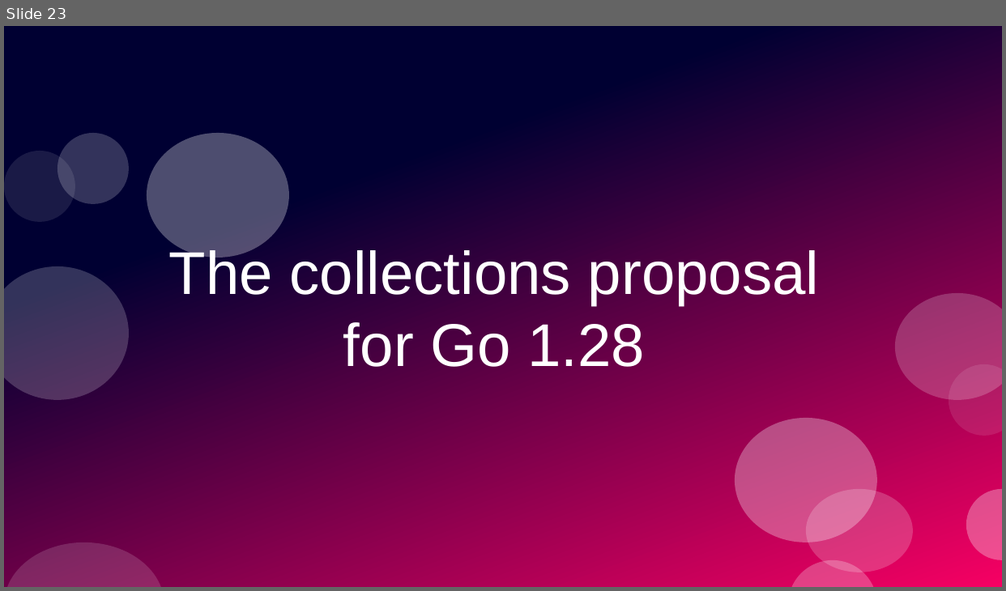
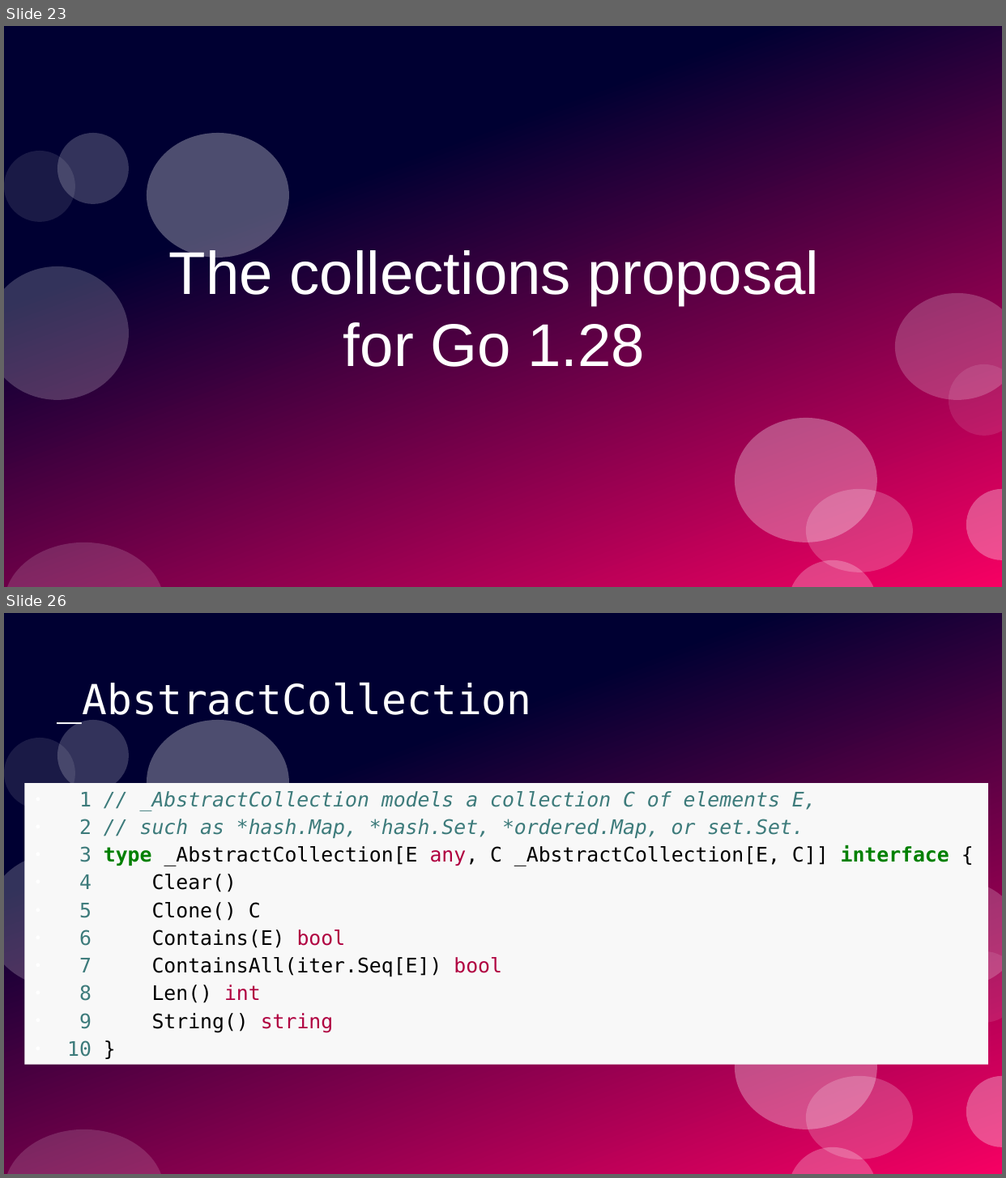
Before and after one commit to ramalho/sets-in-go, a slide deck: sets-in-go.odp. Shown one above the other, each under a label of ours: slide 23 before the commit, slides 23 and 26 after it; the slides between them are not shown. The pictures are 1006x591 and 1006x1178 pixels, drawn with LibreOffice and Linux fonts; fonts in the diff are those of the drawing. Boxes give left, top, right and bottom in pixels: in the first picture for what was removed or moved away, otherwise in the second. Text is boxed around its words. In the diff, an @@ line names an element or a change of style, - is before the commit and + after.

```diff
--- a/sets-in-go.odp
+++ b/sets-in-go.odp
@@ slide 26 added at (4, 613, 1002, 1174), background #FFFFFF; not listed: 12 template elements that a slide beside it also shows @@
@@ title added at (57, 682, 532, 723), 33 pt, text #FFFFFF @@
+_AbstractCollection
@@ text added at (25, 783, 988, 1065), fill #F8F8F8, 16 pt, text #3D7B7B @@
+● 1 // _AbstractCollection models a collection C of elements E,
+● 2 // such as *hash.Map, *hash.Set, *ordered.Map, or set.Set.
+● 3 type _AbstractCollection[E any, C _AbstractCollection[E, C]] interface {
+● 4 Clear()
+● 5 Clone() C
+● 6 Contains(E) bool
+● 7 ContainsAll(iter.Seq[E]) bool
+● 8 Len() int
+● 9 String() string
+● 10 }
```
Also in this commit, not shown: 1 slide changed, 3 other slides added, 1 other file.
